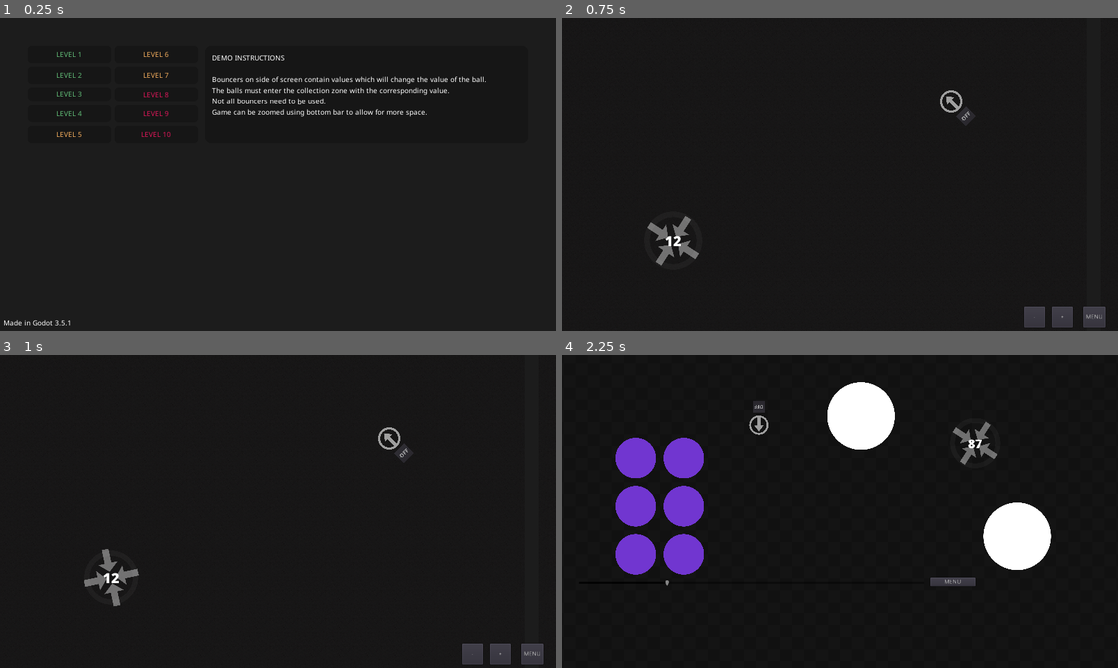
Above: before the commit, frames 1-4 (two rows, left to right).
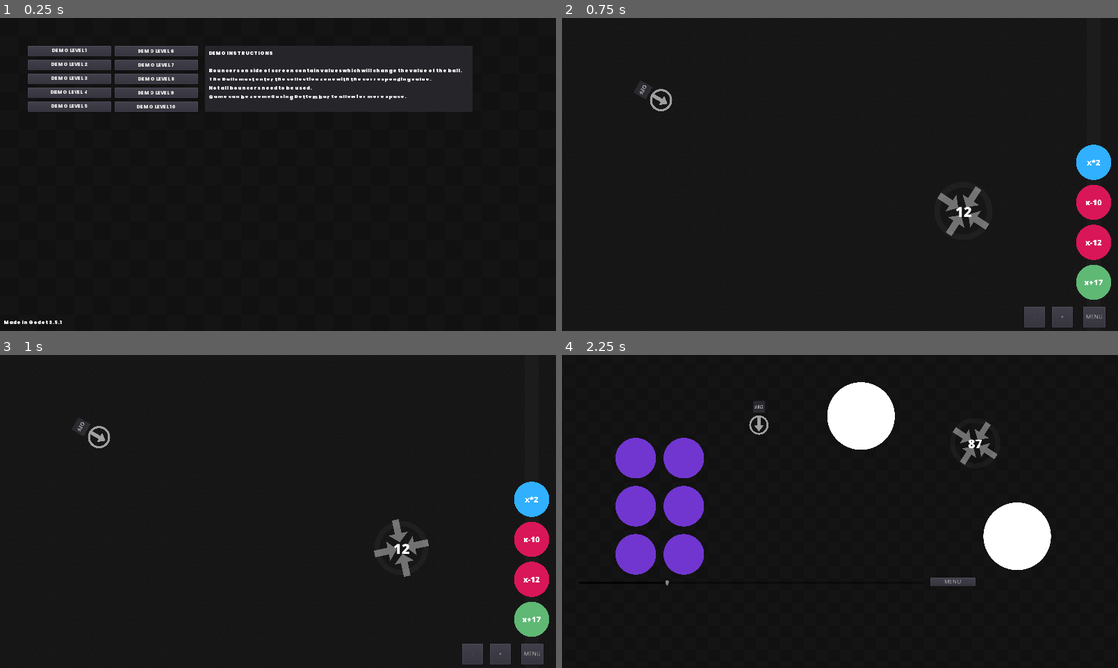
Above: after the commit, the same moments.

Repository: Masonzk/2023TSAVGDSOURCE
Game: Godot game, scene res://Scenes/Menu.tscn
The game is run twice, just before and just after one commit, with the same random seed, the same clock (stepped at 60 frames per second) and the same inputs.
Inputs:
- Up to frame 1 (0.25 s): no input
- Up to frame 2 (0.75 s): click "LEVEL 2" (after the commit: "DEMO LEVEL 2") at 0.5 s
- Up to frame 3 (1 s): no input
- Up to frame 4 (2.25 s): click "MENU" at 1.25 s; click "LEVEL 3" (after the commit: "DEMO LEVEL 3") at 2 s

The runs differ from the first frame. In frame 1, 7.2% of the frame differs, in the area x 0-88%, y 8-99%; in frame 2, 3.6%; in frame 3, 3.6%; in frame 4, nothing differs.
Error in both runs: Invalid get index '0' (on base: 'Array'). (res://Code/Bounce.gd:38)

Commit message:
Level 2

Diff:
--- a/Scenes/Levels/2.tscn
+++ b/Scenes/Levels/2.tscn
@@ -3,3 +3,12 @@
 [ext_resource path="res://Scenes/Levels/Base.tscn" type="PackedScene" id=1]
 
 [node name="2" instance=ExtResource( 1 )]
+expressions = [ "x+17", "x-12", "x-10", "x*2" ]
+
+[node name="Emitter" parent="." index="0"]
+position = Vector2( 228, 189 )
+emit_direction = Vector2( 3.5, 2 )
+emit_speed = 100.0
+
+[node name="Collector" parent="." index="1"]
+position = Vector2( 924, 444 )
--- a/Scenes/Menu.tscn
+++ b/Scenes/Menu.tscn
@@ -1,110 +1,108 @@
-[gd_scene load_steps=3 format=2]
+[gd_scene load_steps=6 format=2]
 
 [ext_resource path="res://Code/Menu.gd" type="Script" id=1]
-[ext_resource path="res://Shaders/main.tres" type="Theme" id=3]
+[ext_resource path="res://Textures/background.png" type="Texture" id=2]
+[ext_resource path="res://Poppins-Black.ttf" type="DynamicFontData" id=3]
+
+[sub_resource type="DynamicFont" id=1]
+size = 12
+font_data = ExtResource( 3 )
+
+[sub_resource type="Theme" id=2]
+default_font = SubResource( 1 )
 
 [node name="Menu" type="Control"]
 anchor_right = 1.0
 anchor_bottom = 1.0
-theme = ExtResource( 3 )
+theme = SubResource( 2 )
 script = ExtResource( 1 )
 
-[node name="ColorRect" type="ColorRect" parent="."]
-anchor_right = 1.0
-anchor_bottom = 1.0
-color = Color( 0.109804, 0.109804, 0.109804, 1 )
+[node name="Sprite" type="Sprite" parent="."]
+scale = Vector2( 1.33333, 1.33333 )
+texture = ExtResource( 2 )
+centered = false
 
 [node name="Button" type="Button" parent="."]
 margin_left = 64.0
 margin_top = 64.0
 margin_right = 256.0
-margin_bottom = 104.0
-custom_colors/font_color = Color( 0.372549, 0.721569, 0.454902, 1 )
-text = "LEVEL 1"
+margin_bottom = 85.0
+text = "DEMO LEVEL 1"
 
 [node name="Button2" type="Button" parent="."]
 margin_left = 64.0
-margin_top = 112.0
+margin_top = 96.0
 margin_right = 256.0
-margin_bottom = 152.0
-custom_colors/font_color = Color( 0.372549, 0.721569, 0.454902, 1 )
-text = "LEVEL 2"
+margin_bottom = 116.0
+text = "DEMO LEVEL 2"
 
 [node name="Button3" type="Button" parent="."]
 margin_left = 64.0
-margin_top = 160.0
+margin_top = 128.0
 margin_right = 256.0
-margin_bottom = 191.0
-custom_colors/font_color = Color( 0.372549, 0.721569, 0.454902, 1 )
-text = "LEVEL 3"
+margin_bottom = 148.0
+text = "DEMO LEVEL 3"
 
 [node name="Button4" type="Button" parent="."]
 margin_left = 64.0
-margin_top = 200.0
+margin_top = 160.0
 margin_right = 256.0
-margin_bottom = 239.0
-custom_colors/font_color = Color( 0.372549, 0.721569, 0.454902, 1 )
-text = "LEVEL 4"
+margin_bottom = 180.0
+text = "DEMO LEVEL 4"
 
 [node name="Button5" type="Button" parent="."]
 margin_left = 64.0
-margin_top = 248.0
+margin_top = 192.0
 margin_right = 256.0
-margin_bottom = 288.0
-custom_colors/font_color = Color( 0.929412, 0.662745, 0.352941, 1 )
-text = "LEVEL 5"
+margin_bottom = 212.0
+text = "DEMO LEVEL 5"
 
 [node name="Button6" type="Button" parent="."]
 margin_left = 264.0
 margin_top = 64.0
 margin_right = 456.0
-margin_bottom = 104.0
-custom_colors/font_color = Color( 0.929412, 0.662745, 0.352941, 1 )
-text = "LEVEL 6"
+margin_bottom = 88.0
+text = "DEMO LEVEL 6"
 
 [node name="Button7" type="Button" parent="."]
 margin_left = 264.0
-margin_top = 112.0
+margin_top = 96.0
 margin_right = 456.0
-margin_bottom = 152.0
-custom_colors/font_color = Color( 0.929412, 0.662745, 0.352941, 1 )
-text = "LEVEL 7"
+margin_bottom = 120.0
+text = "DEMO LEVEL 7"
 
 [node name="Button8" type="Button" parent="."]
 margin_left = 264.0
-margin_top = 160.0
+margin_top = 128.0
 margin_right = 456.0
-margin_bottom = 192.0
-custom_colors/font_color = Color( 0.85098, 0.0862745, 0.341176, 1 )
-text = "LEVEL 8"
+margin_bottom = 152.0
+text = "DEMO LEVEL 8"
 
 [node name="Button9" type="Button" parent="."]
 margin_left = 264.0
-margin_top = 200.0
+margin_top = 160.0
 margin_right = 456.0
-margin_bottom = 240.0
-custom_colors/font_color = Color( 0.85098, 0.0862745, 0.341176, 1 )
-text = "LEVEL 9"
+margin_bottom = 184.0
+text = "DEMO LEVEL 9"
 
 [node name="Button10" type="Button" parent="."]
 margin_left = 264.0
-margin_top = 248.0
+margin_top = 192.0
 margin_right = 456.0
-margin_bottom = 288.0
-custom_colors/font_color = Color( 0.85098, 0.0862745, 0.341176, 1 )
-text = "LEVEL 10"
+margin_bottom = 216.0
+text = "DEMO LEVEL 10"
 
 [node name="Panel" type="Panel" parent="."]
 margin_left = 472.0
 margin_top = 64.0
-margin_right = 1216.0
-margin_bottom = 288.0
+margin_right = 1088.0
+margin_bottom = 216.0
 
 [node name="Label" type="Label" parent="."]
-margin_left = 488.0
-margin_top = 80.0
-margin_right = 1200.0
-margin_bottom = 259.0
+margin_left = 480.0
+margin_top = 72.0
+margin_right = 1080.0
+margin_bottom = 208.0
 text = "DEMO INSTRUCTIONS
 
 Bouncers on side of screen contain values which will change the value of the ball.
